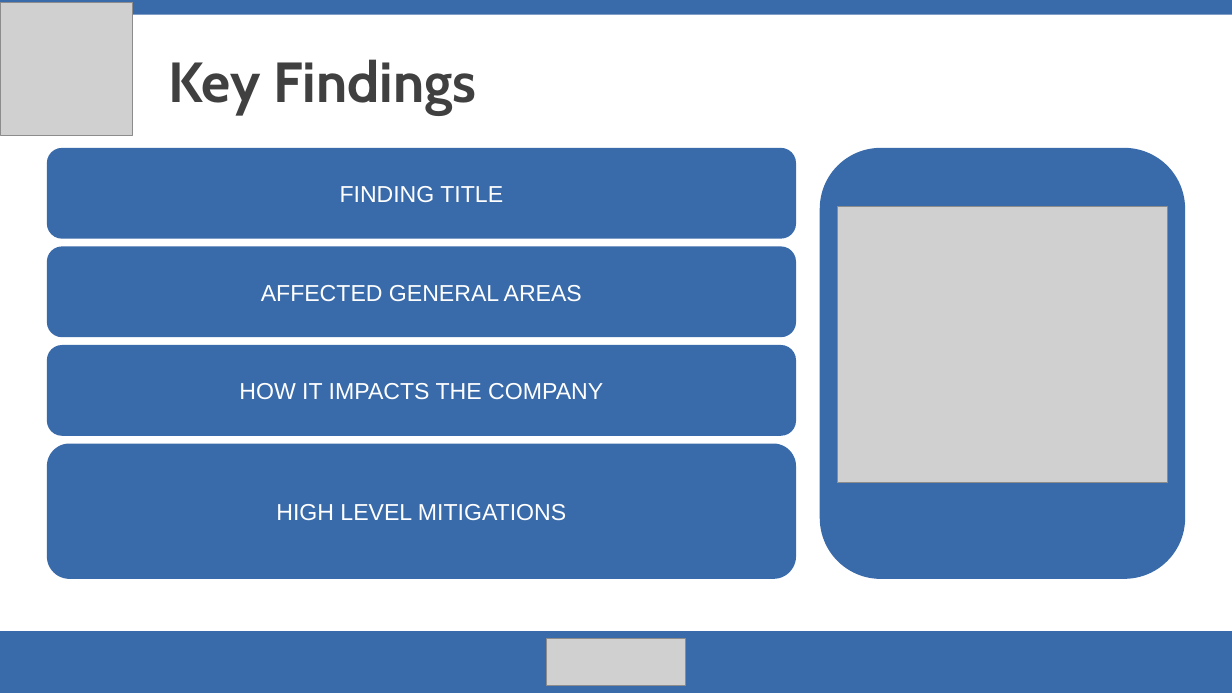
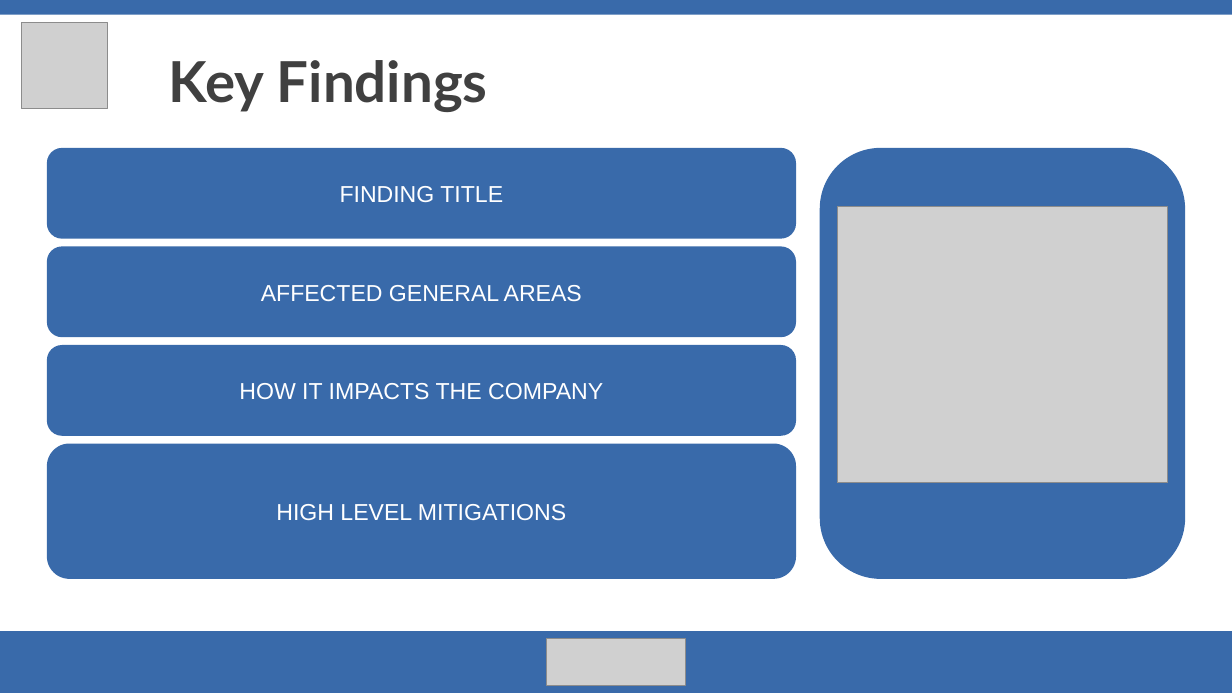
Before and after one commit to deryavuz1/UTSA_CPTC_Team, a slide deck: slide 11 of report/APT-UTSA-Presentation.pptx (slide 8 before the commit). Drawn at 1232x693 pixels with LibreOffice and Linux fonts; fonts in the diff are those of the drawing; grey boxes stand for pictures. Boxes give left, top, right and bottom in pixels: in the first picture for what was removed or moved away, otherwise in the second. Text is boxed around its words. In the diff, an @@ line names an element or a change of style, - is before the commit and + after.

```diff
--- a/report/APT-UTSA-Presentation.pptx
+++ b/report/APT-UTSA-Presentation.pptx
@@ picture resized from (x1=0, y1=2, x2=133, y2=135) to (x1=21, y1=22, x2=108, y2=109) @@
@@ text "Key Findings" at (x1=169, y1=60, x2=488, y2=112): font Cabin to Lato @@
```
Also in this commit, not shown: 11 other slides changed, 3 slides added, 1 other file.
